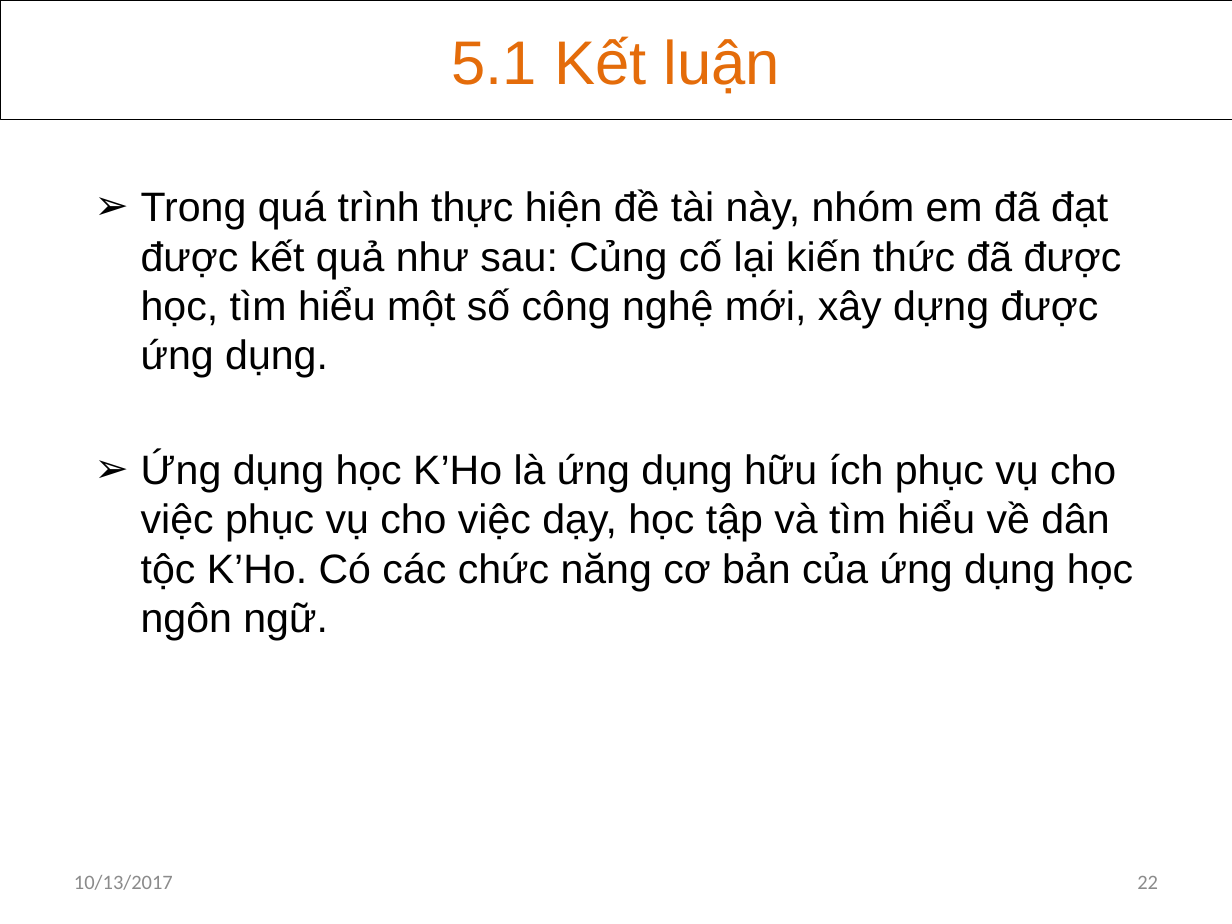
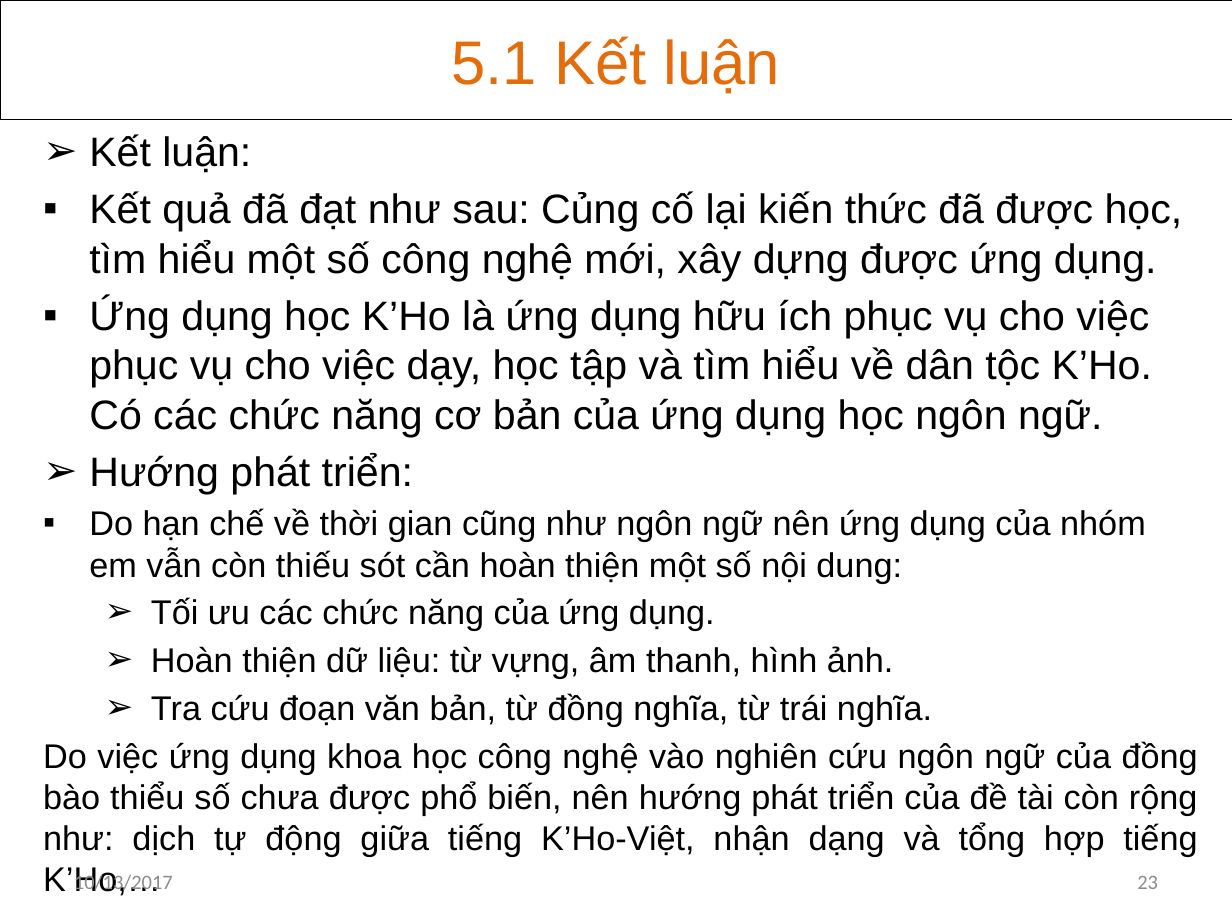
Before and after one commit to khanhvinhit/Do-An, a slide deck: slide 23 of THESIS/DACN_UD_Hoc_KHo_CTK37_BaoCao_D3.pptx (slide 22 before the commit). Drawn at 1232x924 pixels with LibreOffice and Linux fonts; fonts in the diff are those of the drawing. Boxes give left, top, right and bottom in pixels: in the first picture for what was removed or moved away, otherwise in the second. Text is boxed around its words. In the diff, an @@ line names an element or a change of style, - is before the commit and + after.

Commit message:
cn

```diff
--- a/THESIS/DACN_UD_Hoc_KHo_CTK37_BaoCao_D3.pptx
+++ b/THESIS/DACN_UD_Hoc_KHo_CTK37_BaoCao_D3.pptx
@@ subtitle "Kết luận:": place and size @@
-subtitle "Kết luận:" at bbox=[141, 189, 1133, 640]
+subtitle "Kết luận:" at bbox=[43, 134, 1198, 896]
@@ subtitle at bbox=[89, 134, 1183, 281]: text changed @@
-➢ Trong quá trình thực hiện đề tài này, nhóm em đã đạt được kết quả như sau: Củng cố lại kiến thức đã được học, tìm hiểu một số công nghệ mới, xây dựng được ứng dụng.
+➢ Kết luận:
+▪ Kết quả đã đạt như sau: Củng cố lại kiến thức đã được học, tìm hiểu một số công nghệ mới, xây dựng được ứng dụng.
@@ subtitle at bbox=[89, 297, 1152, 437]: bullet ➢ to ▪ @@
@@ subtitle at bbox=[43, 453, 1198, 896]: paragraphs added @@
+➢ Hướng phát triển:
+▪ Do hạn chế về thời gian cũng như ngôn ngữ nên ứng dụng của nhóm em vẫn còn thiếu sót cần hoàn thiện một số nội dung:
+  ➢ Tối ưu các chức năng của ứng dụng.
+  ➢ Hoàn thiện dữ liệu: từ vựng, âm thanh, hình ảnh.
+  ➢ Tra cứu đoạn văn bản, từ đồng nghĩa, từ trái nghĩa.
+Do việc ứng dụng khoa học công nghệ vào nghiên cứu ngôn ngữ của đồng bào thiểu số chưa được phổ biến, nên hướng phát triển của đề tài còn rộng như: dịch tự động giữa tiếng K’Ho-Việt, nhận dạng và tổng hợp tiếng K’Ho,…
@@ page number at bbox=[1137, 876, 1158, 889]: text changed @@
-22
+23
```
Also in this commit, not shown: 6 other slides changed, 1 slide removed.
